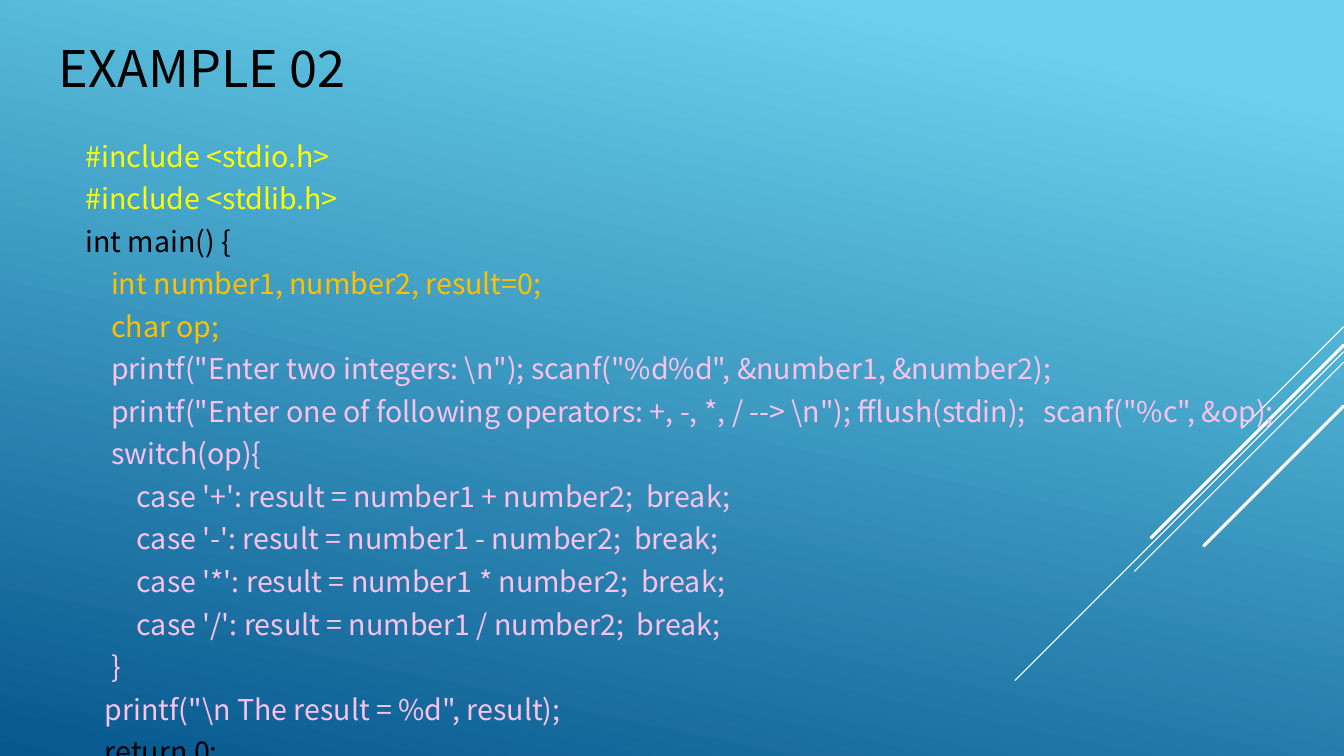
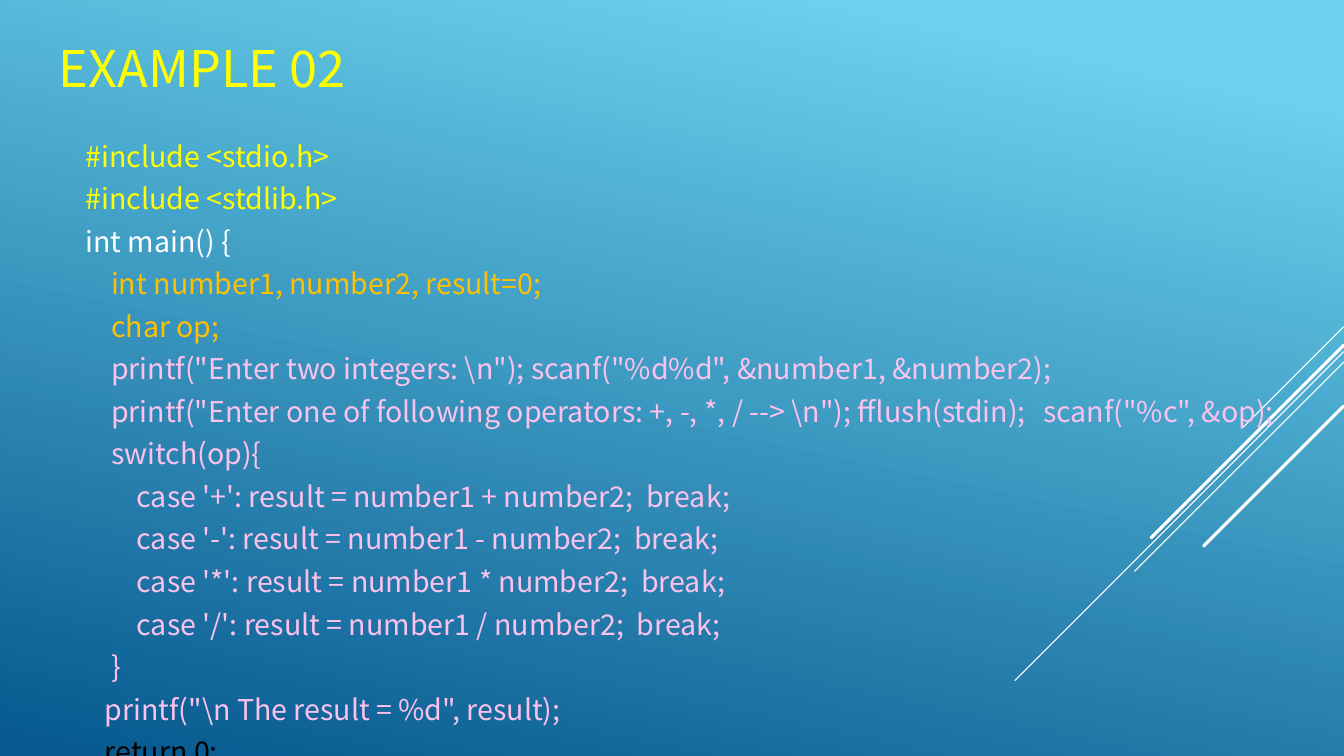
Before and after one commit to yckoincgu/C_Programming, a slide deck: slide 17 of 0910/C01_introduction.odp. Drawn at 1344x756 pixels with LibreOffice and Linux fonts; fonts in the diff are those of the drawing. Boxes give left, top, right and bottom in pixels: in the first picture for what was removed or moved away, otherwise in the second. Text is boxed around its words. In the diff, an @@ line names an element or a change of style, - is before the commit and + after.

```diff
--- a/0910/C01_introduction.odp
+++ b/0910/C01_introduction.odp
@@ title "EXAMPLE 02" at (x1=59, y1=50, x2=345, y2=88): text colour #000000 to #FFFF00 @@
@@ text at (x1=86, y1=229, x2=215, y2=258): text colour #000000 to #FFFFFF in "int main() {" @@
```
Also in this commit, not shown: 14 other slides changed, 1 other file.
